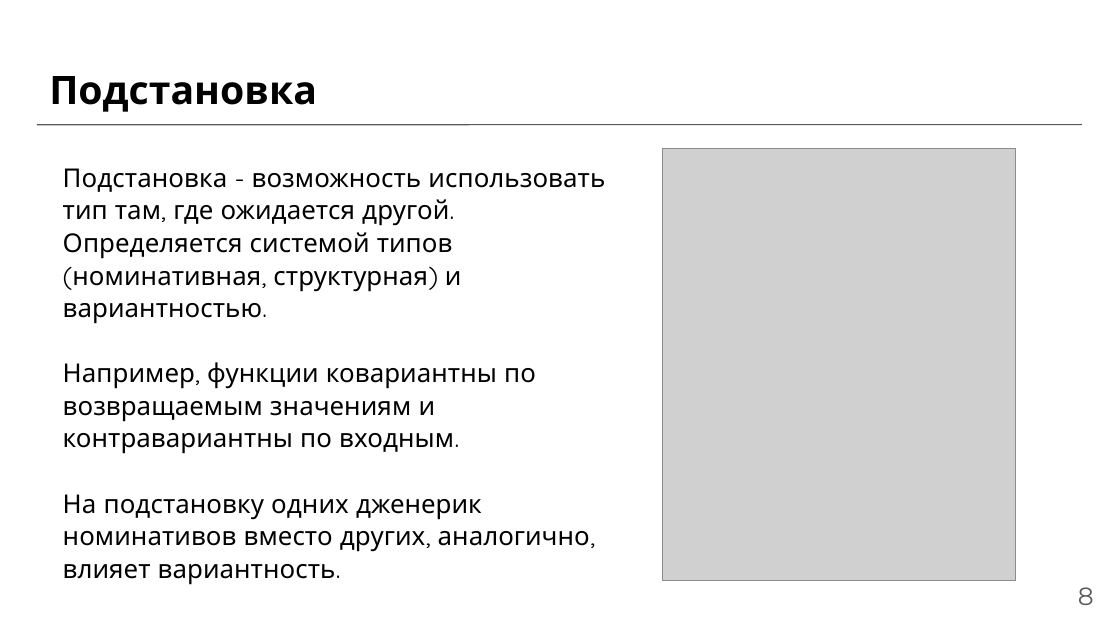
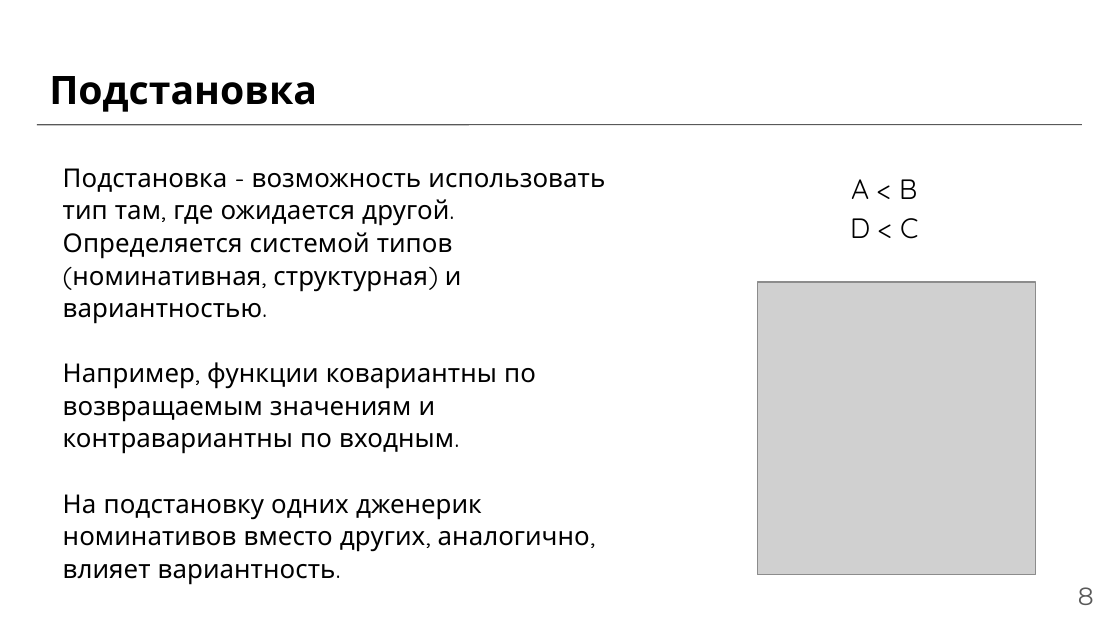
Before and after one commit to DendyGrobovshik/bachelor-thesis, a slide deck: slide 8 of presentation.pptx. Drawn at 1120x630 pixels with LibreOffice and Linux fonts; fonts in the diff are those of the drawing; grey boxes stand for pictures; background and template pictures are left out. Boxes give left, top, right and bottom in pixels: in the first picture for what was removed or moved away, otherwise in the second. Text is boxed around its words. In the diff, an @@ line names an element or a change of style, - is before the commit and + after.

```diff
--- a/presentation.pptx
+++ b/presentation.pptx
@@ picture removed at [662, 149, 1016, 580] @@
@@ text added at [850, 179, 918, 239], 18 pt, text #000000 @@
+A < B
+D < C
@@ picture added at [757, 282, 1036, 575] @@
```
Also in this commit, not shown: 4 other slides changed, 5 slides added, 3 slides removed.
